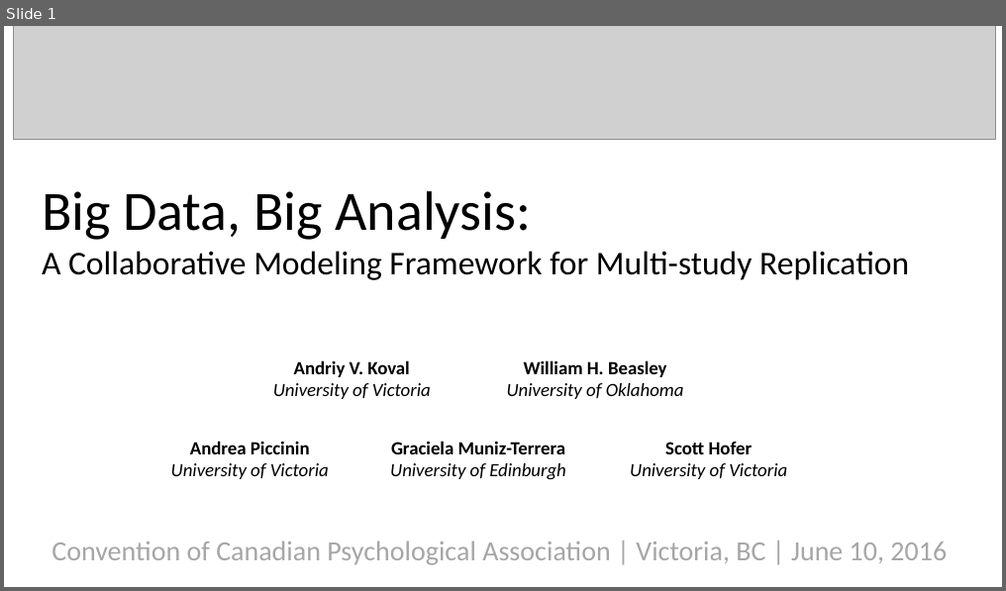
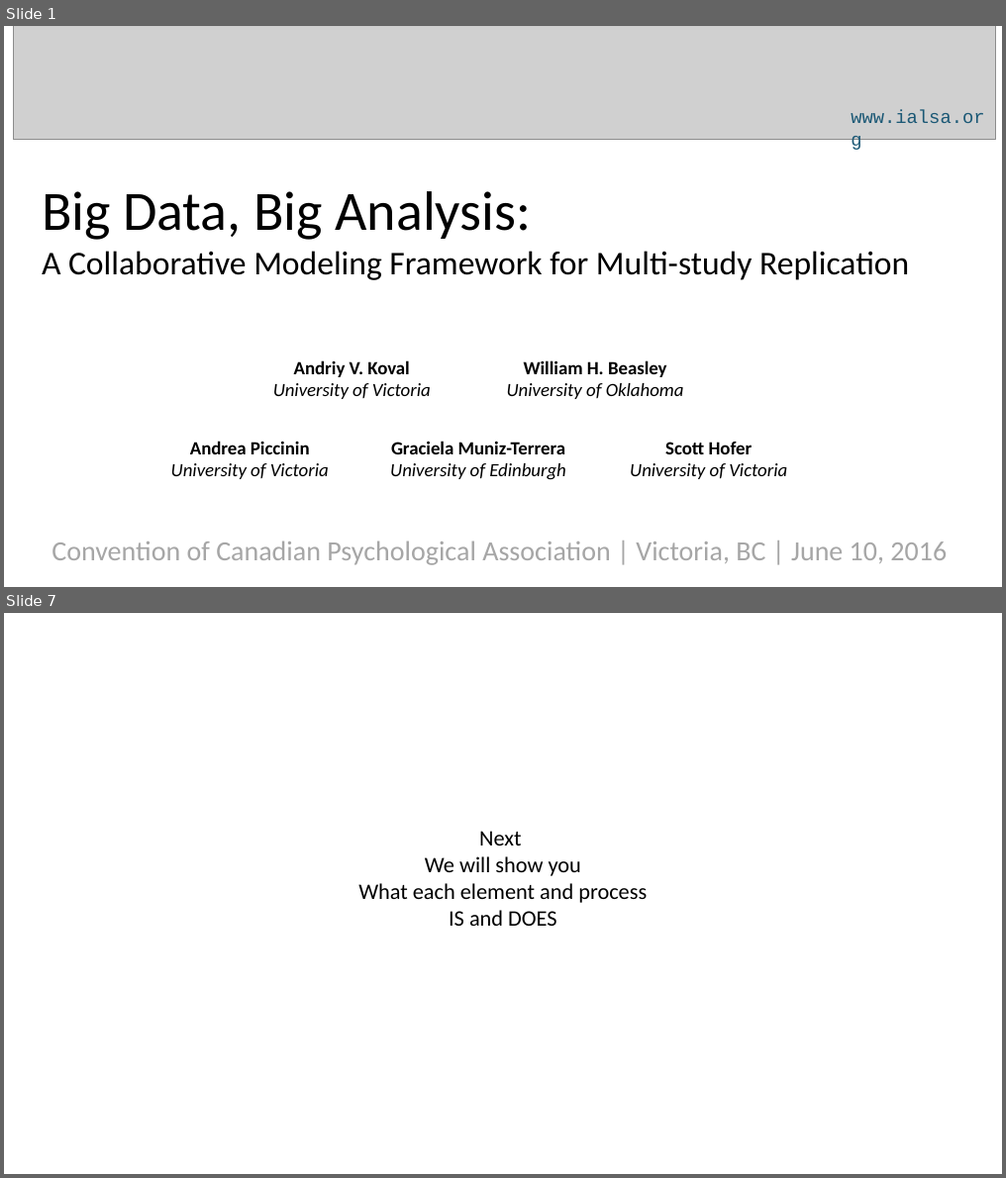
Before and after one commit to IALSA/IALSA-2015-Portland, a slide deck: pubs/2016-talks/2016-06-09-cpa/ppt/koval-etal-2016-06-10-cpa.pptx. Shown one above the other, each under a label of ours: slide 1 before the commit, slides 1 and 7 after it; the slides between them are not shown. The pictures are 1006x591 and 1006x1178 pixels, drawn with LibreOffice and Linux fonts; fonts in the diff are those of the drawing; grey boxes stand for pictures; background and template pictures are left out. Boxes give left, top, right and bottom in pixels: in the first picture for what was removed or moved away, otherwise in the second. Text is boxed around its words. In the diff, an @@ line names an element or a change of style, - is before the commit and + after.

```diff
--- a/pubs/2016-talks/2016-06-09-cpa/ppt/koval-etal-2016-06-10-cpa.pptx
+++ b/pubs/2016-talks/2016-06-09-cpa/ppt/koval-etal-2016-06-10-cpa.pptx
@@ slide 7 added at [4,613,1002,1174], background picture (left out) @@
@@ text added at [358,831,647,926], 16 pt, text #000000 @@
+Next
+We will show you
+What each element and process
+IS and DOES
@@ slide 1 changed as well @@
@@ text added at [850,110,984,123], 13.5 pt, text #1C5976 @@
+www.ialsa.org
```
Also in this commit, not shown: 2 other slides changed, 27 other slides added, 13 slides removed, 4 other files.
